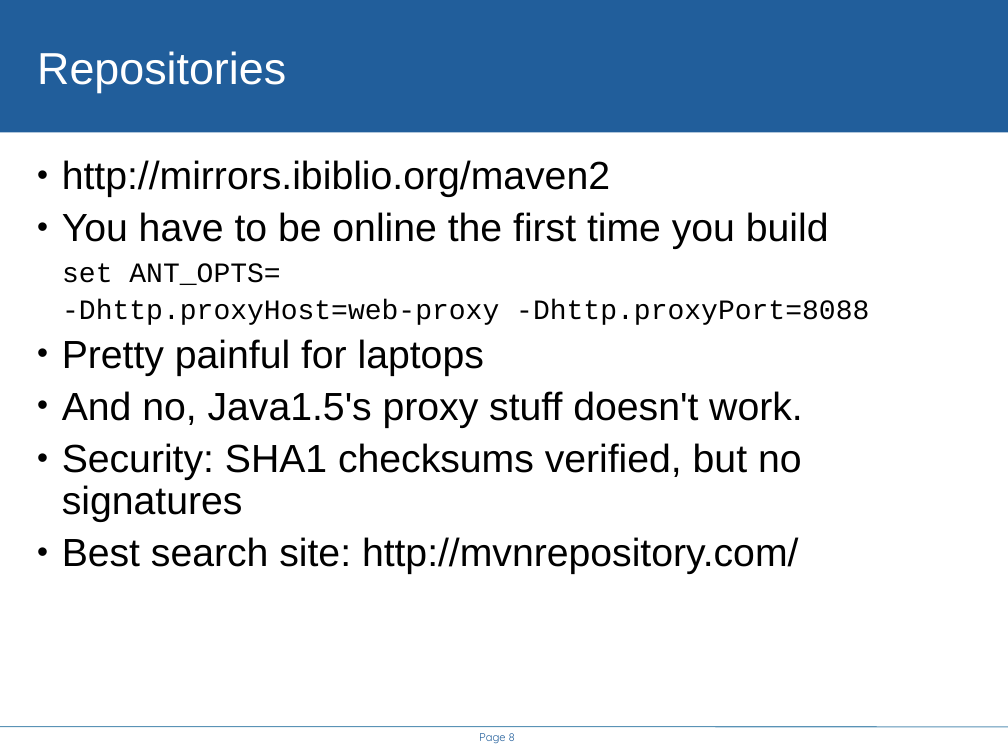
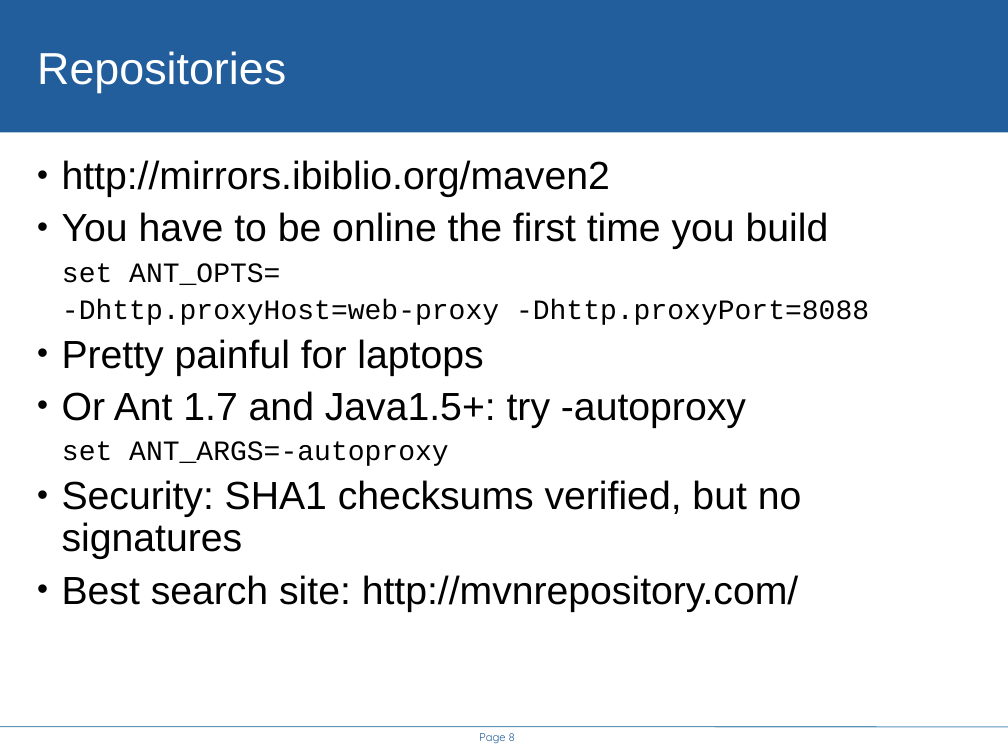
Before and after one commit to steveloughran/smartfrog, a slide deck: slide 8 of core/antbuild/doc/ivy.ppt. Drawn at 1008x756 pixels with LibreOffice and Linux fonts; fonts in the diff are those of the drawing; background and template pictures are left out. Boxes give left, top, right and bottom in pixels: in the first picture for what was removed or moved away, otherwise in the second. Text is boxed around its words. In the diff, an @@ line names an element or a change of style, - is before the commit and + after.

```diff
--- a/core/antbuild/doc/ivy.ppt
+++ b/core/antbuild/doc/ivy.ppt
@@ text at (62,391,746,466): text changed @@
-• And no, Java1.5's proxy stuff doesn't work.
+• Or Ant 1.7 and Java1.5+: try -autoproxy
+  set ANT_ARGS=-autoproxy
```
Also in this commit, not shown: 3 other slides changed, 1 other file.
